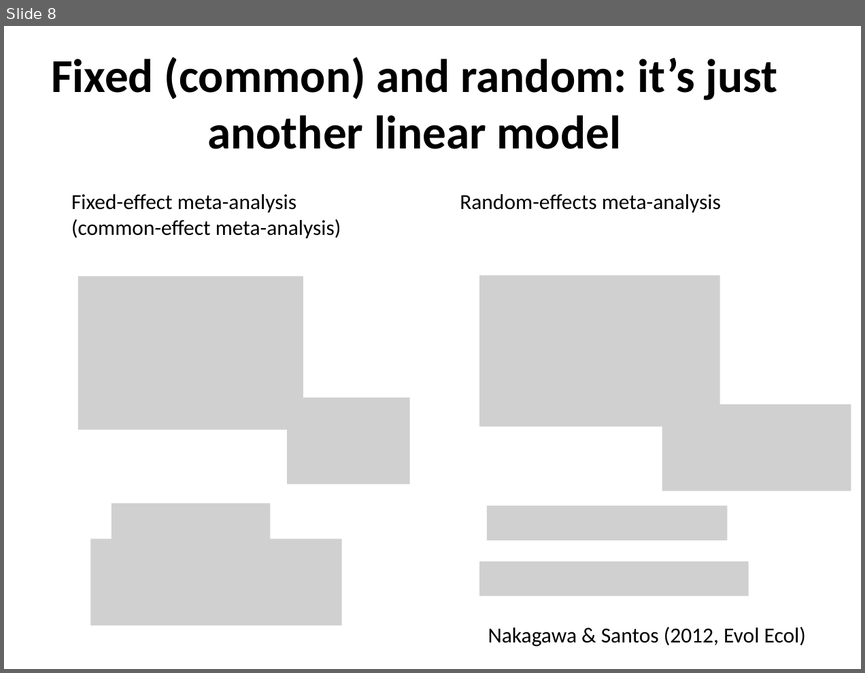
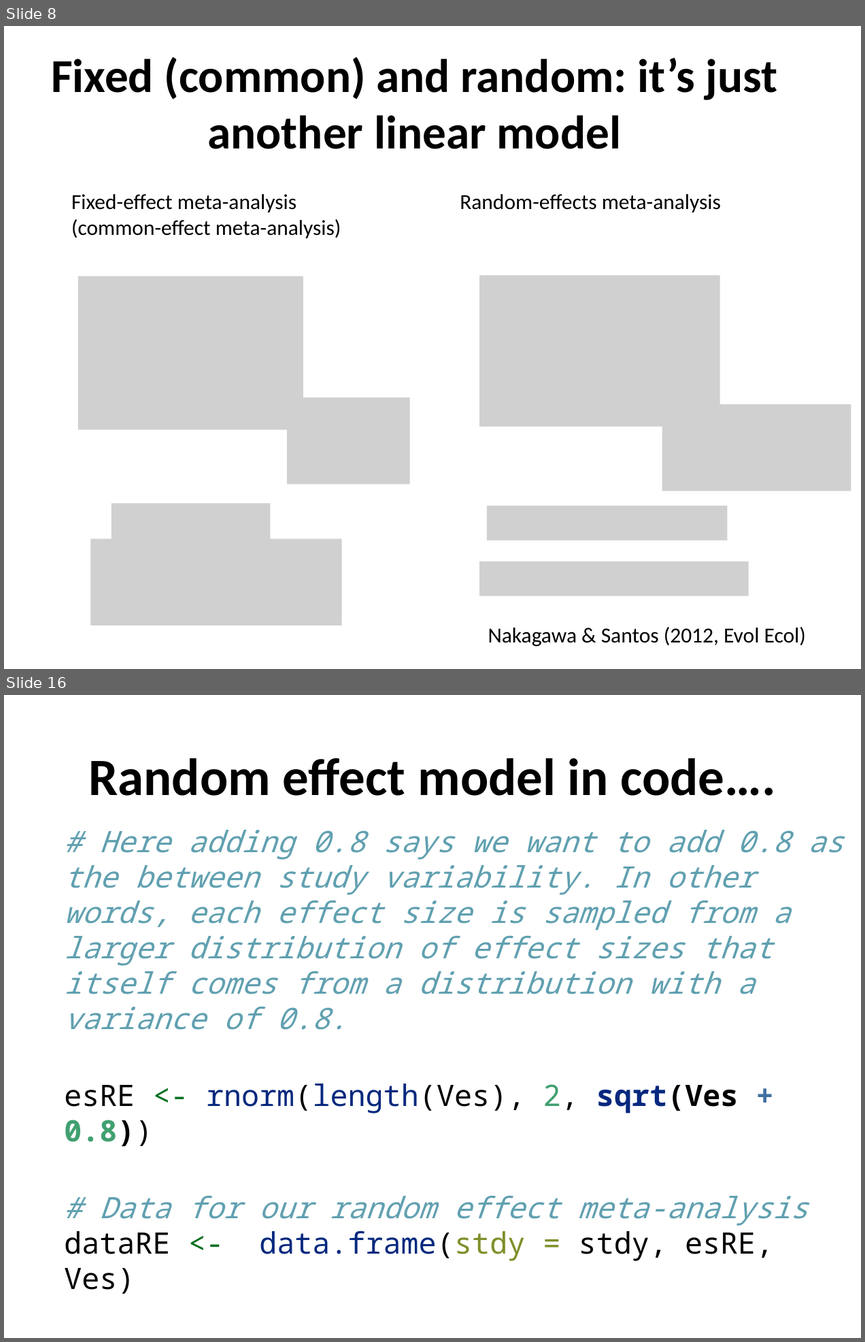
Before and after one commit to daniel1noble/meta-workshop, a slide deck: slides/2.Models.pptx. Shown one above the other, each under a label of ours: slide 8 before the commit, slides 8 and 16 after it; the slides between them are not shown. The pictures are 865x673 and 865x1342 pixels, drawn with LibreOffice and Linux fonts; fonts in the diff are those of the drawing; grey boxes stand for pictures. Boxes give left, top, right and bottom in pixels: in the first picture for what was removed or moved away, otherwise in the second. Text is boxed around its words. In the diff, an @@ line names an element or a change of style, - is before the commit and + after.

Commit message:
Added slides breaking down models

```diff
--- a/slides/2.Models.pptx
+++ b/slides/2.Models.pptx
@@ slide 16 added at (x1=4, y1=695, x2=861, y2=1338), background #FFFFFF @@
@@ title added at (x1=88, y1=758, x2=776, y2=796), 44 pt, text #000000, bold @@
+Random effect model in code….
@@ text added at (x1=64, y1=830, x2=843, y2=1261), 24.8 pt, text #60A0B0, italic @@
+# Here adding 0.8 says we want to add 0.8 as the between study variability. In other words, each effect size is sampled from a larger distribution of effect sizes that itself comes from a distribution with a variance of 0.8.
+esRE <- rnorm(length(Ves), 2, sqrt(Ves + 0.8))
+# Data for our random effect meta-analysis
+dataRE <- data.frame(stdy = stdy, esRE, Ves)
```
Also in this commit, not shown: 1 slide changed, 12 other slides added.
